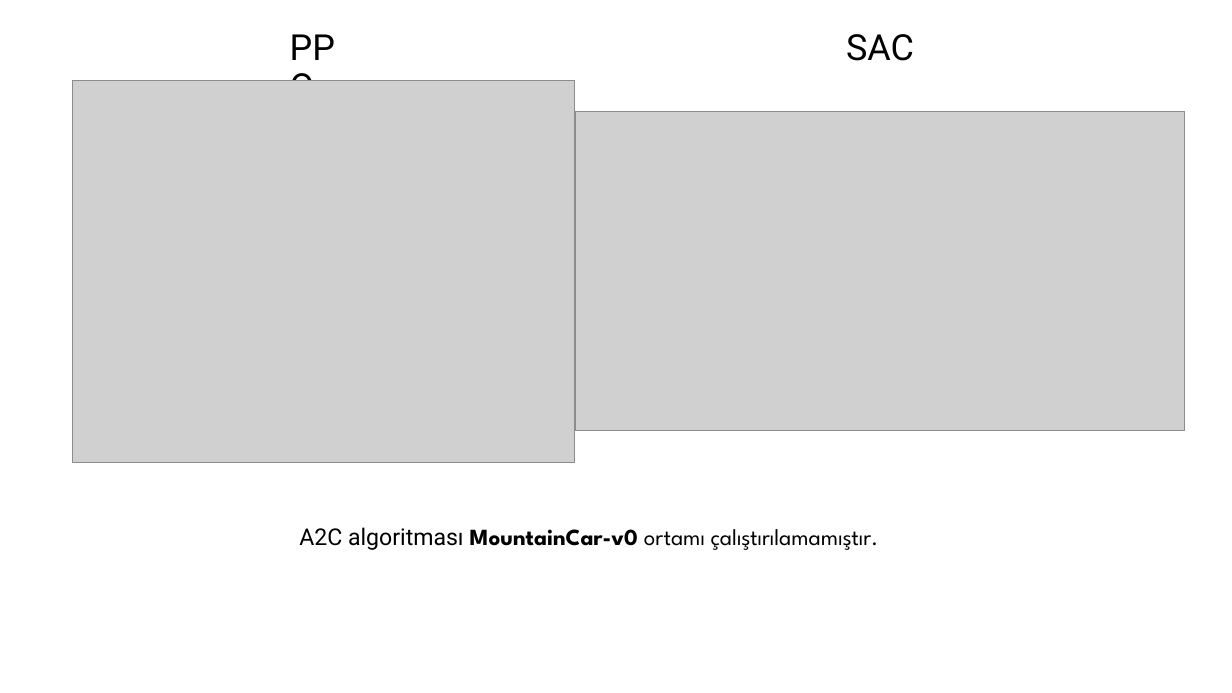
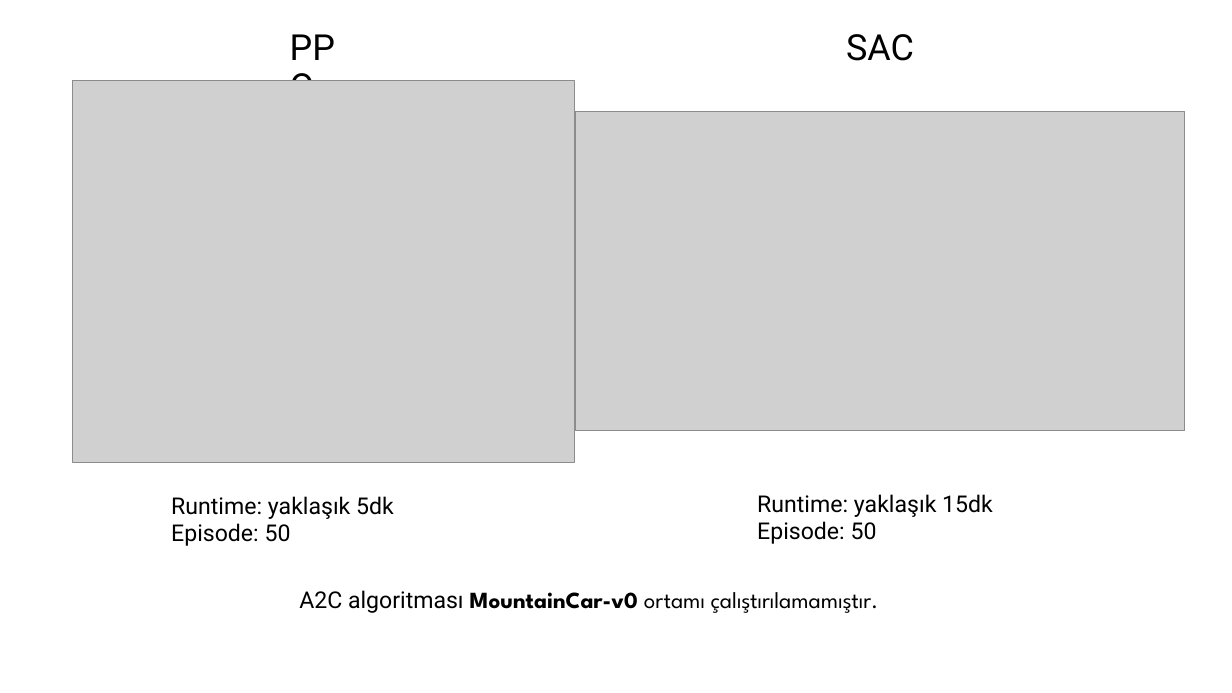
Before and after one commit to emrebasaranCE/robotik-proje, a slide deck: slide 23 of sunum.pptx. Drawn at 1232x693 pixels with LibreOffice and Linux fonts; fonts in the diff are those of the drawing; grey boxes stand for pictures. Boxes give left, top, right and bottom in pixels: in the first picture for what was removed or moved away, otherwise in the second. Text is boxed around its words. In the diff, an @@ line names an element or a change of style, - is before the commit and + after.

```diff
--- a/sunum.pptx
+++ b/sunum.pptx
@@ text added at (171,496,394,546), 18 pt, text #000000 @@
+Runtime: yaklaşık 5dk
+Episode: 50
@@ text added at (757,494,993,544), 18 pt, text #000000 @@
+Runtime: yaklaşık 15dk
+Episode: 50
@@ text "A2C algoritması MountainCar-v0 ortamı çalıştırılamamıştır.": place and size @@
-text "A2C algoritması MountainCar-v0 ortamı çalıştırılamamıştır." at (299,527,879,550)
+text "A2C algoritması MountainCar-v0 ortamı çalıştırılamamıştır." at (299,590,879,613)
```
Also in this commit, not shown: 1 other slide changed.
